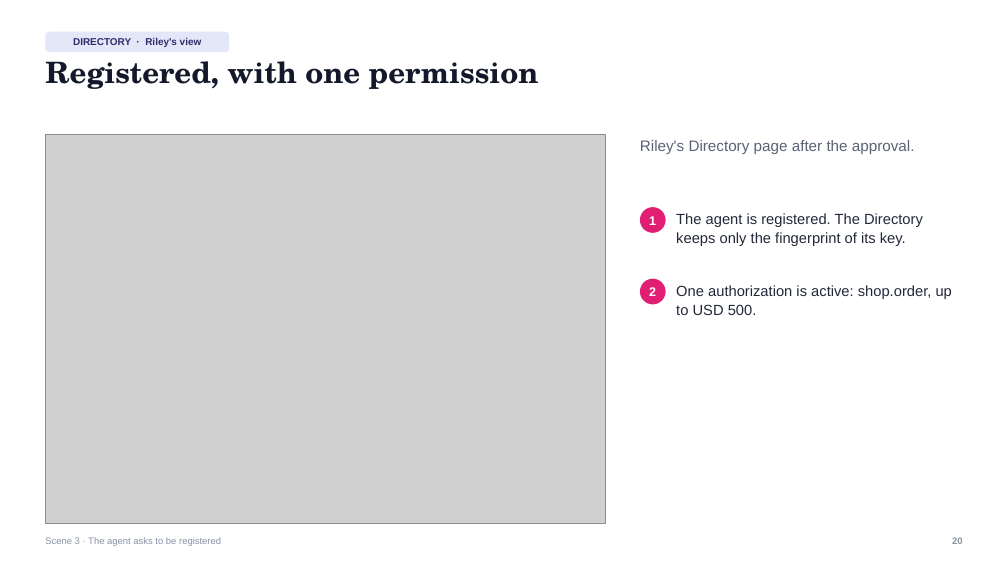
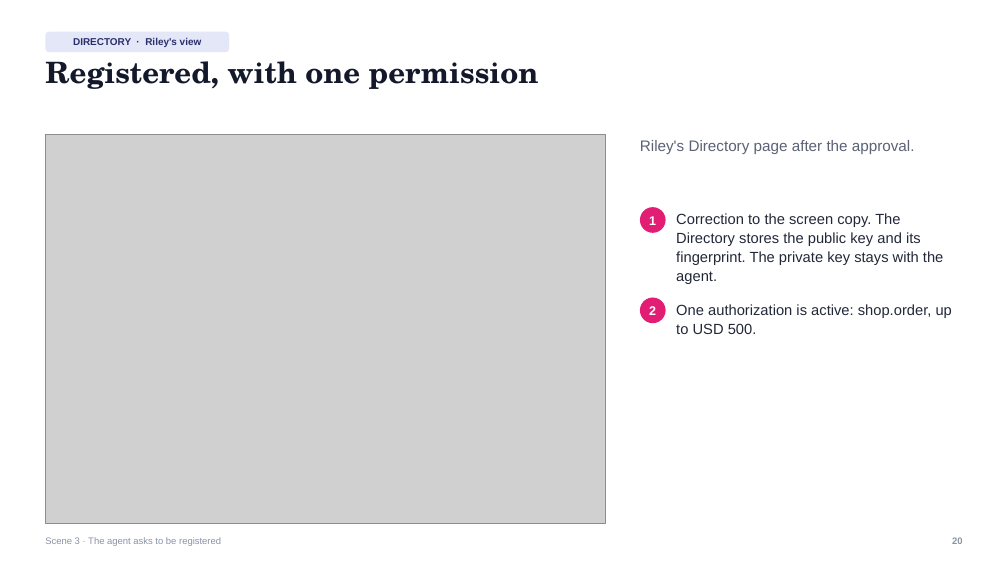
Before and after one commit to dazzaji/AAF_OSFI, a slide deck: slide 20 of demo/claude/aaf-illustrated-walkthrough.pptx. Drawn at 1008x567 pixels with LibreOffice and Linux fonts; fonts in the diff are those of the drawing; grey boxes stand for pictures. Boxes give left, top, right and bottom in pixels: in the first picture for what was removed or moved away, otherwise in the second. Text is boxed around its words. In the diff, an @@ line names an element or a change of style, - is before the commit and + after.

```diff
--- a/demo/claude/aaf-illustrated-walkthrough.pptx
+++ b/demo/claude/aaf-illustrated-walkthrough.pptx
@@ text at <box>676,213,943,284</box>: text changed @@
-The agent is registered. The Directory keeps only the fingerprint of its key.
+Correction to the screen copy. The Directory stores the public key and its fingerprint. The private key stays with the agent.
@@ ellipse "2": place and size @@
-ellipse "2" at <box>640,279,665,305</box>
+ellipse "2" at <box>640,298,665,324</box>
@@ text "One authorization is active: shop.order, ...": place and size @@
-text "One authorization is active: shop.order, ..." at <box>676,285,952,315</box>
+text "One authorization is active: shop.order, ..." at <box>676,304,952,334</box>
```
Also in this commit, not shown: 1 other slide changed, 5 other files.
